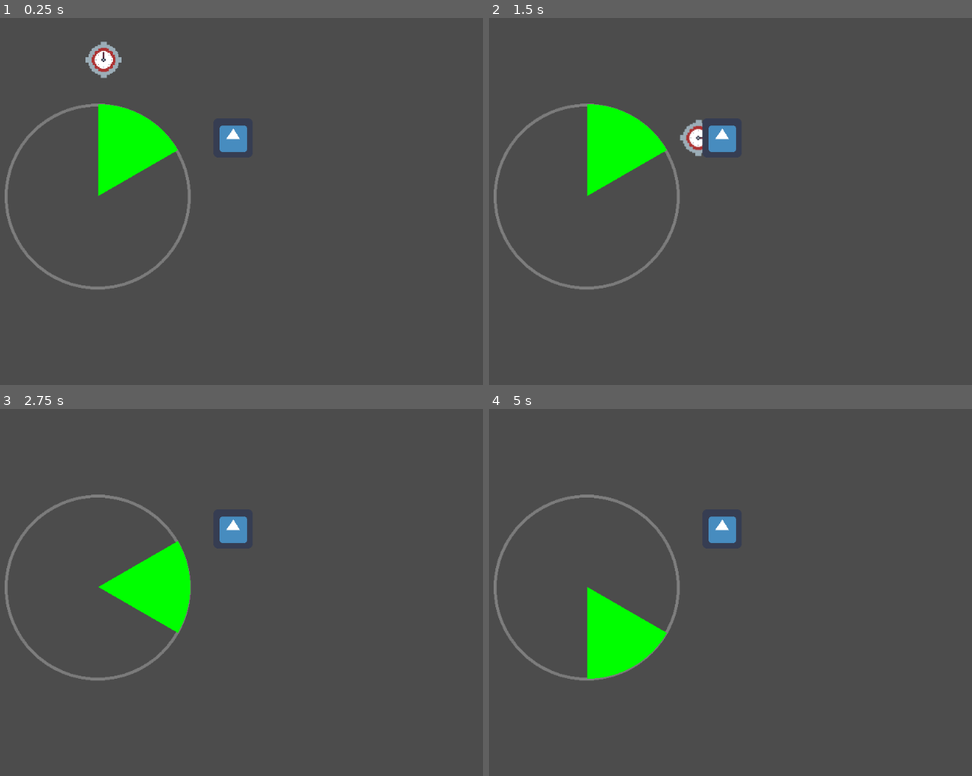
Above: before the commit, frames 1-4 (two rows, left to right).
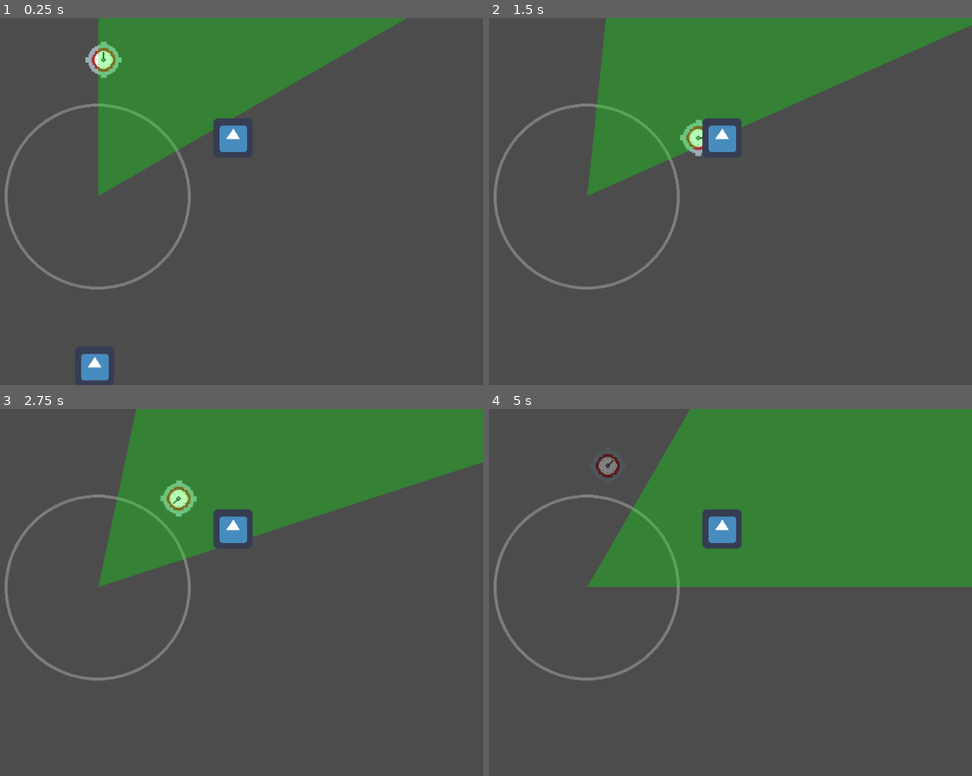
Above: after the commit, the same moments.

Repository: reginapramesti/ldjam51
Game: Godot game, scene res://scenes/Sprite.tscn
The game is run twice, just before and just after one commit, with the same random seed, the same clock (stepped at 60 frames per second) and the same inputs. The engine's default icon, where the game draws it, is replaced by a stand-in: a white triangle on a blue panel in a dark square.
Inputs:
- Up to frame 1 (0.25 s): no input
- Up to frame 2 (1.5 s): hold Up (ui_up) 0.53-1.28 s; hold Right (ui_right) from 0.53 s (still down); tap Up (ui_up) at 1.35 s
- Up to frame 3 (2.75 s): tap Up (ui_up) at 1.52, 1.82 s; release Right (ui_right) at 2.03 s; hold Left (ui_left) from 2.03 s (still down); hold Up (ui_up) from 2.03 s (still down)
- Up to frame 4 (5 s): release Left (ui_left) at 2.78 s; release Up (ui_up) at 2.78 s; hold Right (ui_right) 2.78-4.28 s; tap Up (ui_up) at 2.85, 3.02, 3.32, 4.35, 4.52, 4.82 s; tap Enter at 3.5 s; hold Up (ui_up) 3.53-4.28 s; tap Space at 4.25 s; hold Left (ui_left) from 4.28 s (still down)

The runs differ from the first frame. In frame 1, 16% of the frame differs, in the area x 16-85%, y 0-99%; in frame 2, 19%; in frame 3, 24%; in frame 4, 35%, in the area x 20-100%, y 0-74%.

Commit message:
Stop movement outside cone

Diff:
--- a/scenes/Sprite.tscn
+++ b/scenes/Sprite.tscn
@@ -1,10 +1,11 @@
-[gd_scene load_steps=21 format=2]
+[gd_scene load_steps=22 format=2]
 
 [ext_resource path="res://scripts/Sprite.gd" type="Script" id=1]
 [ext_resource path="res://images/icon.png" type="Texture" id=2]
 [ext_resource path="res://images/tilesheet.png" type="Texture" id=3]
 [ext_resource path="res://images/clock_sprites_64x64.png" type="Texture" id=4]
 [ext_resource path="res://scenes/Sector.tscn" type="PackedScene" id=5]
+[ext_resource path="res://scripts/SectorArea.gd" type="Script" id=6]
 [ext_resource path="res://images/circle.png" type="Texture" id=9]
 [ext_resource path="res://scripts/RigidBody2D.gd" type="Script" id=10]
 
@@ -103,7 +104,7 @@
 	var vel"
 
 [sub_resource type="CircleShape2D" id=39]
-radius = 388.156
+radius = 888.946
 
 [sub_resource type="RectangleShape2D" id=8]
 extents = Vector2( 27, 28 )
@@ -116,15 +117,13 @@
 format = 1
 
 [node name="KinematicBody2D" type="KinematicBody2D" parent="."]
-position = Vector2( 73, 430 )
+position = Vector2( 390, 566 )
 script = ExtResource( 1 )
 
 [node name="Sprite" type="Sprite" parent="KinematicBody2D"]
-position = Vector2( 367, 211 )
 texture = ExtResource( 2 )
 
 [node name="CollisionShape2D" type="CollisionShape2D" parent="KinematicBody2D"]
-position = Vector2( 367, 211 )
 shape = SubResource( 7 )
 
 [node name="Circle" type="StaticBody2D" parent="."]
@@ -138,7 +137,6 @@
 
 [node name="RigidBody2D" type="RigidBody2D" parent="."]
 position = Vector2( 406, 41 )
-can_sleep = false
 script = ExtResource( 10 )
 
 [node name="Sprite" type="Sprite" parent="RigidBody2D"]
@@ -179,4 +177,15 @@
 position = Vector2( -1, 3 )
 shape = SubResource( 8 )
 
+[node name="SectorArea" type="Area2D" parent="."]
+position = Vector2( 396, 291 )
+script = ExtResource( 6 )
+
+[node name="CollisionPolygon2D" type="CollisionPolygon2D" parent="SectorArea"]
+polygon = PoolVector2Array( -1, 0, 1001, -549, 2, -1064 )
+
+[node name="Timer" type="Timer" parent="SectorArea"]
+
 [connection signal="body_entered" from="Area2D" to="KinematicBody2D" method="_on_Area2D_body_entered"]
+[connection signal="body_entered" from="SectorArea" to="RigidBody2D" method="_on_SectorArea_body_entered"]
+[connection signal="body_exited" from="SectorArea" to="RigidBody2D" method="_on_SectorArea_body_exited"]
--- a/scripts/RigidBody2D.gd
+++ b/scripts/RigidBody2D.gd
@@ -5,28 +5,35 @@
 var jump = 0.5
 var side_force = 10
 onready var anim = $AnimationPlayer
+var in_cone = true
 
 onready var gravity = get_parent().get_node("Gravity")
 var velocity = Vector2()
 
 func _integrate_forces(state):
+	if in_cone:
+		var up = -1 * (gravity.transform.origin - self.transform.origin)
 
-	var up = -1 * (gravity.transform.origin - self.transform.origin)
+		if Input.is_action_pressed("ui_right"):
+			apply_central_impulse(up.tangent().normalized() * -side_force)
+		if Input.is_action_pressed("ui_left"):
+			apply_central_impulse(up.tangent().normalized() * side_force)
 
-	if Input.is_action_pressed("ui_right"):
-		apply_central_impulse(up.tangent().normalized() * -side_force)
-	if Input.is_action_pressed("ui_left"):
-		apply_central_impulse(up.tangent().normalized() * side_force)
+		anim.play("clock_ticking")
 
-#	var rotation_dir = 0
-#	if Input.is_action_pressed("ui_right"):
-#		rotation_dir += 1
-#	if Input.is_action_pressed("ui_left"):
-#		rotation_dir -= 1
-#	applied_torque = rotation_dir * torque
+		if Input.is_action_pressed("ui_up"):
+			if (gravity.transform.origin.distance_to(self.transform.origin) < 190):
+				apply_central_impulse(jump * up)
 
-	anim.play("clock_ticking")
+func _on_SectorArea_body_exited(body):
+	print('leaving cone')
+	modulate = Color(0.5, 0.5, 0.5)
+	sleeping = true
+	in_cone = false
 
-	if Input.is_action_pressed("ui_up"):
-		if (gravity.transform.origin.distance_to(self.transform.origin) < 190):
-			apply_central_impulse(jump * up)
+func _on_SectorArea_body_entered(body):
+	print('entering cone')
+	sleeping = false
+	modulate = Color("#fff")
+	apply_central_impulse(Vector2(0.01, 0.01))
+	in_cone = true
--- a/scripts/Sector.gd
+++ b/scripts/Sector.gd
@@ -1,19 +1,20 @@
 extends Node2D
 
-var rotation_angle = 60
+var rotation_angle = 6
 var angle_from = 0
 var angle_to = 60
 onready var timer = $Timer
+const wait_time = 1
 
 func _draw():
 	var center = Vector2(0, 0)
-	var radius = 150
-	var color = Color(0.0, 1.0, 0.0)
+	var radius = 1200
+	var color = Color(0.0, 1.0, 0.0, 0.3)
 	draw_circle_arc_poly(center, radius, angle_from, angle_to, color)
 
 func _ready():
 	timer.connect("timeout", self, "update_angle")
-	timer.wait_time = 2
+	timer.wait_time = wait_time
 	timer.start()
 	print(timer)
 
--- /dev/null
+++ b/scripts/SectorArea.gd
@@ -0,0 +1,14 @@
+extends Area2D
+
+onready var timer = $Timer
+const rotation_increments = PI/30
+const wait_time = 1
+
+func _ready():
+	timer.connect("timeout", self, "update_rotation")
+	timer.wait_time = wait_time
+	timer.start()
+	print(timer)
+
+func update_rotation():
+	rotate(rotation_increments)
